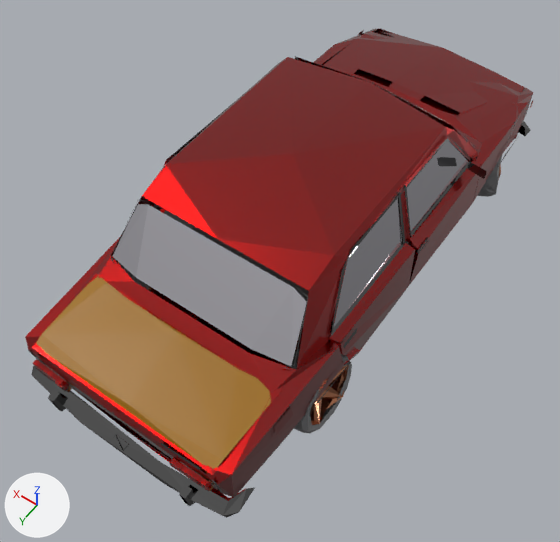
The glTF model public/models/traffic/lada2103.glb, before and after one commit.
Camera for both pictures: a 50 mm lens placed at (-1.99, 3.41, 4.64), pointed at (-0.03, 0.67, 0.34). The lights are fixed; the arrows at lower left show +X, +Y and +Z. The picture after the commit comes second. Where no turn or scale is listed for an object, it has been applied to the vertices. Vertices at exactly the same position are counted once.
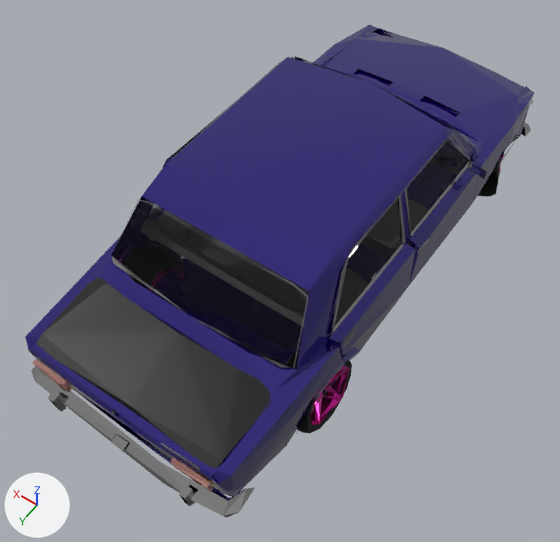
Where the newer file only moved an object's origin or applied its transform, the numbers keep the older frame.

What differs and where, as boxes [x1, y1, x2, y2] in the pictures (560 x 542 px; the box of a moved part takes in the faces that stretch with it):
'Object_53', surface changed, reshaped, moved (red to blue): before [25, 29, 533, 501]; after [25, 25, 535, 501]
'Object_4', reshaped: before [28, 30, 533, 518]; after [28, 56, 533, 518]
'Object_82', surface changed, reshaped: [113, 57, 475, 366] in both
'Object_45', surface changed, reshaped (mostly hidden): before [120, 56, 502, 433]; after [127, 56, 502, 433]
'Object_85', reshaped (mostly hidden): before [164, 210, 409, 327]; after [163, 210, 409, 326]
'Object_60', deleted: before [33, 359, 212, 491]
part 1 of me_object_0, reshaped (mostly hidden): before [31, 121, 530, 501]; after [31, 56, 533, 501]
part 2 of me_object_0, surface changed: before [28, 30, 533, 518]; after [28, 100, 533, 518]
part 3 of me_object_31, added (mostly hidden): after [478, 183, 496, 196]
part 4 of me_object_31, added (mostly hidden): after [291, 352, 343, 423]
part 5 of me_object_31, recoloured: before [120, 56, 502, 433]; after [127, 56, 502, 433]
part 6 of me_object_36, built on: before [33, 76, 533, 474]; after [31, 25, 535, 497]
part 7 of me_object_36, recoloured (red to blue): [25, 29, 518, 501] in both
part 8 of me_object_57, added: after [136, 205, 293, 349]
part 9 of me_object_57, added: after [330, 197, 402, 333]
part 10 of me_object_57, recoloured: [113, 57, 469, 366] in both
part 11 of me_object_59, moved or reshaped (mostly hidden): before [194, 228, 407, 327]; after [188, 224, 408, 326]
part 12 of me_object_59, recoloured: [164, 210, 409, 244] in both

The change, as a list of edits to the scene's bpy script:
```text
Change mat_palettematerial003:
    where n0 = _N.new('ShaderNodeBsdfPrincipled'); n0.name = 'Principled BSDF'
    remove n0.inputs[19].default_value = 1.0  # 'Coat Weight'
Change mat_palettematerial004:
    where n0 = _N.new('ShaderNodeBsdfPrincipled'); n0.name = 'Principled BSDF'
    add n0.inputs[19].default_value = 1.0  # 'Coat Weight'
    where n2 = _N.new('ShaderNodeTexImage'); n2.name = 'Image Texture'
    remove _L.new(n2.outputs[1], n0.inputs[4])  # 'Alpha' to 'Alpha'
Add mat_palettematerial007:
    mat_palettematerial007 = bpy.data.materials.new('PaletteMaterial007')
    # uses the picture img_palettebasecolor
    # uses the picture img_palettemetallicroughness
Add mat_palettematerial006:
    mat_palettematerial006 = bpy.data.materials.new('PaletteMaterial006')
    # uses the picture img_palettebasecolor
    # uses the picture img_palettemetallicroughness
Change me_object_0:
    remove me_object_0.from_pydata(...)  # 1658 vertices, 2065 faces; spans x -0.92..0.92, y -2.11..2.11, z -0.61..0.61
    add me_object_0.from_pydata(...)  # 2083 vertices, 2639 faces; spans x -0.92..0.92, y -2.11..2.11, z -0.61..0.64
    me_object_0 part 1: 16 vertices moved from x -0.73..0.85, y -2.04..2.1, z -0.51..0.12 to x -0.73..0.84, y -2.04..2.06, z -0.51..0.12; 85 vertices removed from x -0.86..0.85, y -2.07..2.04, z -0.58..0.57; 497 vertices added at x -0.86..0.86, y -2.11..2.06, z -0.61..0.64
    me_object_0 part 2: 1172 kept faces spanning x -0.92..0.87, y -2.11..2.11, z -0.61..0.61 get new texture (UV) coordinates
    other edits to the shape of me_object_0 do not show in these pictures
Change me_object_31:
    remove me_object_31.from_pydata(...)  # 356 vertices, 615 faces; spans x -0.91..0.91, y -1.56..1.56, z -0.63..0.63
    add me_object_31.from_pydata(...)  # 432 vertices, 767 faces; spans x -0.91..0.91, y -1.56..1.56, z -0.63..0.63
    me_object_31 part 3: 21 vertices added at x -0.86..-0.53, y -1.52..-0.98, z -0.62..-0.05
    me_object_31 part 4: 21 vertices added at x -0.86..-0.58, y 0.99..1.53, z -0.63..-0.05
    me_object_31 part 5: 450 faces spanning x -0.91..0.91, y -1.56..1.56, z -0.63..0.63 switch from mat_palettematerial002 to mat_palettematerial003
    other edits to the shape of me_object_31 do not show in these pictures
Change me_object_36:
    remove me_object_36.from_pydata(...)  # 685 vertices, 929 faces; spans x -0.84..0.84, y -2.06..2.06, z -0.62..0.62
    add me_object_36.from_pydata(...)  # 837 vertices, 1158 faces; spans x -0.84..0.84, y -2.06..2.06, z -0.62..0.62
    me_object_36 part 6: 4 vertices moved within x -0.01..0.78, y -2.06..2.06, z -0.43..-0.06; 9 vertices removed from x -0.82..0.82, y -2.01..1.85, z -0.54..0.08; 161 vertices added at x -0.84..0.84, y -2.06..2.06, z -0.61..0.58
    me_object_36 part 7: 631 faces spanning x -0.84..0.84, y -2.06..2.05, z -0.62..0.62 switch from mat_palettematerial003 to mat_palettematerial004
Change me_object_57:
    remove me_object_57.from_pydata(...)  # 33 vertices, 21 faces; spans x -0.75..0.75, y -1.18..1.18, z -0.23..0.23
    add me_object_57.from_pydata(...)  # 38 vertices, 26 faces; spans x -0.75..0.75, y -1.18..1.18, z -0.23..0.23
    me_object_57 part 8: 2 vertices added at x -0.23..0.24, y 0.91, z 0.18
    me_object_57 part 9: 1 vertex added at x -0.66, y 0.51, z 0.17
    me_object_57 part 10: 15 faces spanning x -0.75..0.75, y -1.18..1.18, z -0.23..0.23 switch from mat_palettematerial004 to mat_palettematerial006
    other edits to the shape of me_object_57 do not show in these pictures
Change me_object_59:
    remove me_object_59.from_pydata(...)  # 1104 vertices, 1508 faces; spans x -0.75..0.75, y -0.93..0.93, z -0.3..0.3
    add me_object_59.from_pydata(...)  # 825 vertices, 861 faces; spans x -0.75..0.75, y -0.94..0.93, z -0.3..0.3
    me_object_59 part 11: 19 vertices moved from x -0.74..0.74, y -0.92..0.93, z -0.2..0.25 to x -0.74..0.74, y -0.92..0.92, z -0.19..0.29; 638 vertices removed from x -0.74..0.74, y -0.61..0.93, z -0.25..0.3; 347 vertices added at x -0.74..0.75, y -0.94..0.93, z -0.29..0.3
    me_object_59 part 12: 106 faces spanning x -0.75..0.75, y -0.93..0.84, z -0.3..0.22 switch from mat_2103kojzam to mat_palettematerial007
    other edits to the shape of me_object_59 do not show in these pictures
Change ob_object_53:
    ob_object_53.location: (0.002, 0.194, 0.685) -> (0.001, 0.194, 0.685)
Remove ob_object_60:
    ob_object_60 = bpy.data.objects.new('Object_60', me_object_41)
```
